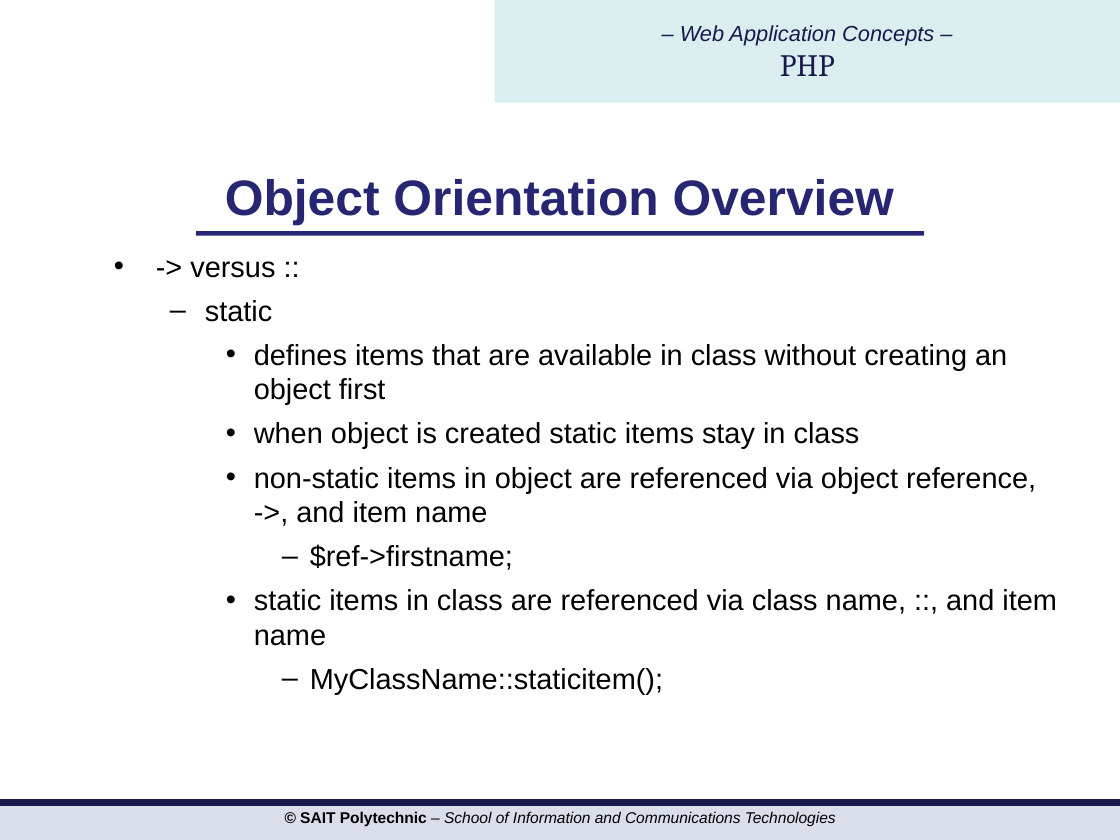
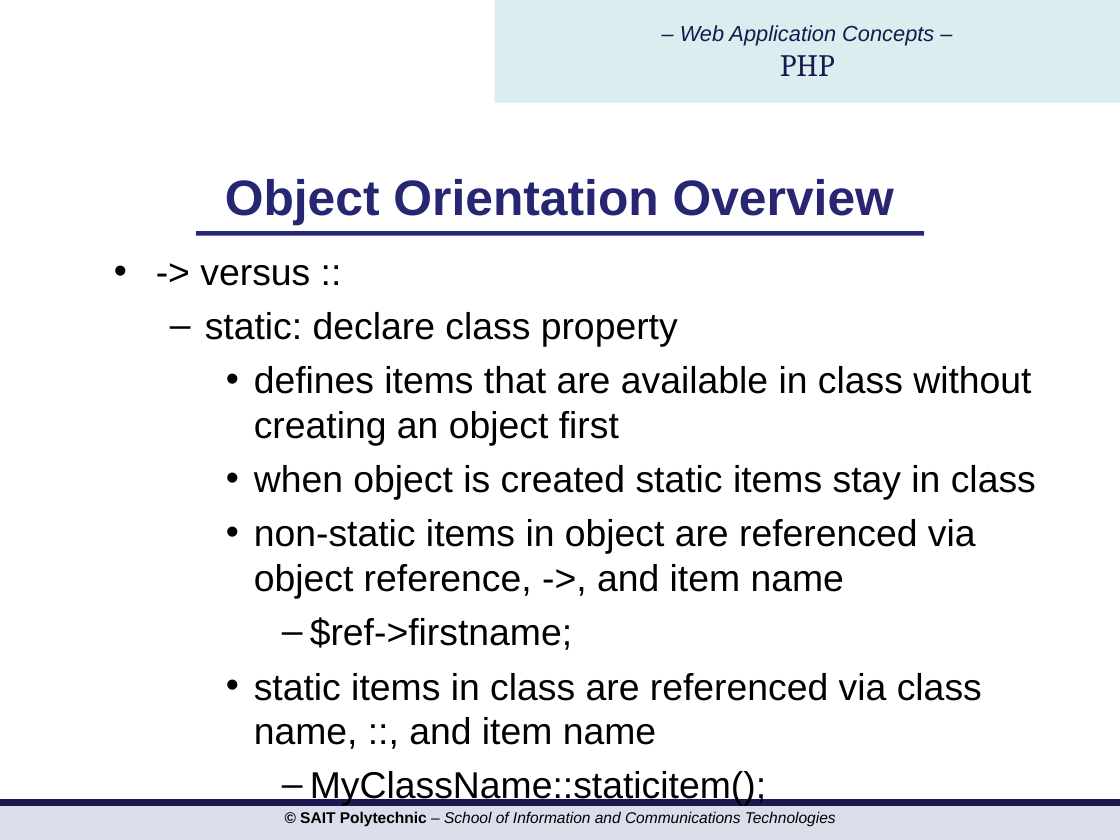
Before and after one commit to hdmdhr/CPRG-210-OSD-Assignment, a slide deck: slide 8 of PPTs/php/CPRG210 PHP Day 6.ppt. Drawn at 1120x840 pixels with LibreOffice and Linux fonts; fonts in the diff are those of the drawing; background and template pictures are left out. Boxes give left, top, right and bottom in pixels: in the first picture for what was removed or moved away, otherwise in the second. Text is boxed around its words. In the diff, an @@ line names an element or a change of style, - is before the commit and + after.

```diff
--- a/PPTs/php/CPRG210 PHP Day 6.ppt
+++ b/PPTs/php/CPRG210 PHP Day 6.ppt
@@ text at (200, 265, 1036, 806): size 18.6 to 24 pt @@
@@ text at (205, 312, 678, 347): text changed; size 18.6 to 24 pt @@
-  – static
+  – static: declare class property
```
Also in this commit, not shown: 1 other slide changed, 7 other files.
